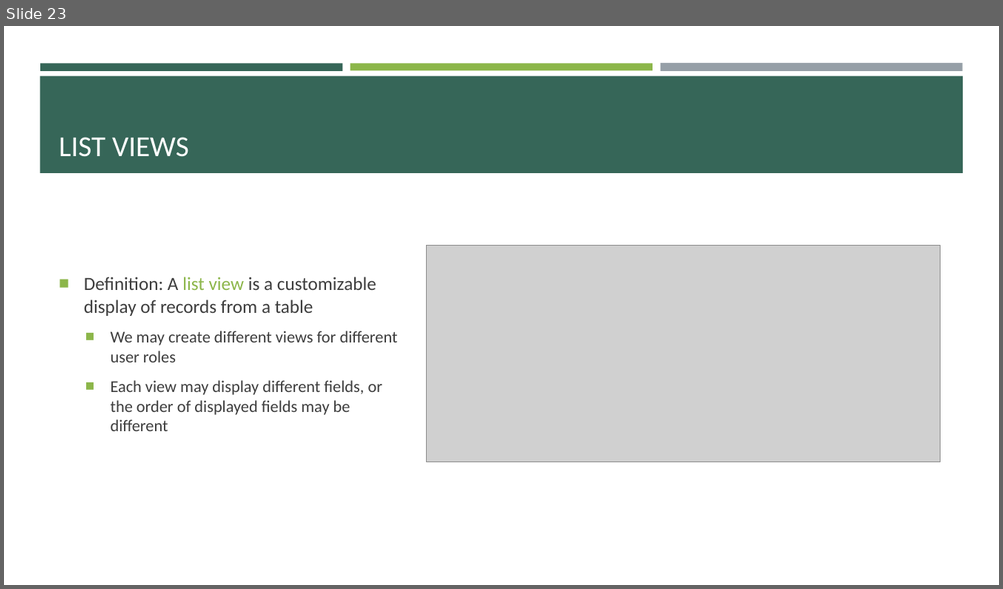
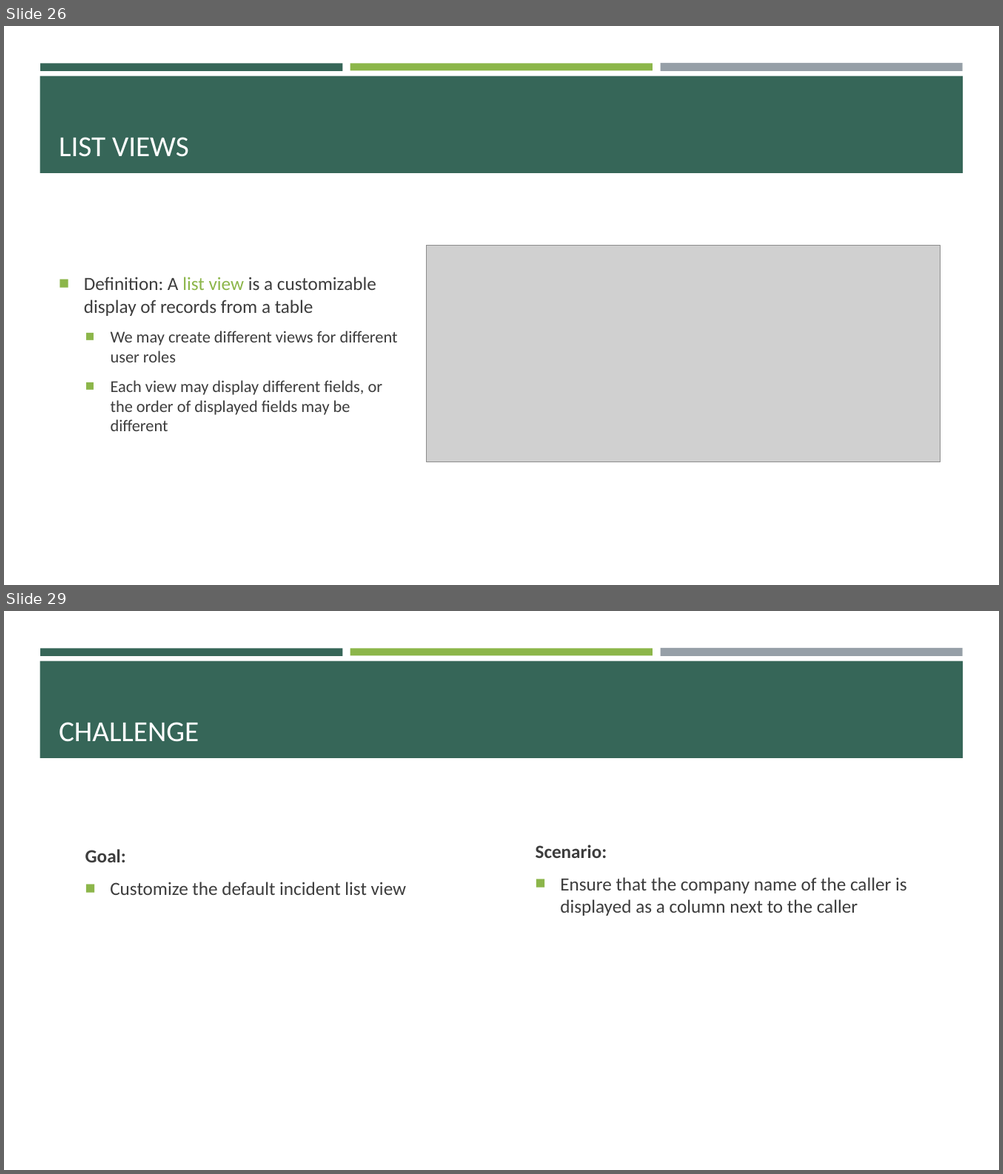
Before and after one commit to e-m-wilson/SNOW, a slide deck: Week_3/SNOW_Basics.pptx. Shown one above the other, each under a label of ours: slide 23 before the commit, slides 26 and 29 after it; the slides between them are not shown. The pictures are 1003x589 and 1003x1174 pixels, drawn with LibreOffice and Linux fonts; fonts in the diff are those of the drawing; grey boxes stand for pictures. Boxes give left, top, right and bottom in pixels: in the first picture for what was removed or moved away, otherwise in the second. Text is boxed around its words. In the diff, an @@ line names an element or a change of style, - is before the commit and + after.

```diff
--- a/Week_3/SNOW_Basics.pptx
+++ b/Week_3/SNOW_Basics.pptx
@@ slide 29 added at (4,611,999,1170), background #FFFFFF; not listed: 4 template elements that a slide beside it also shows @@
@@ title added at (59,722,199,742), 28 pt, text #FFFFFF @@
+CHALLENGE
@@ text added at (85,849,407,895), 18 pt, text #3D3D3D @@
+Goal:
+■ Customize the default incident list view
@@ text added at (535,845,907,916), 18 pt, text #3D3D3D @@
+Scenario:
+■ Ensure that the company name of the caller is displayed as a column next to the caller
@@ what was slide 23 is now slide 26 @@
```
Also in this commit, not shown: 2 slides changed, 31 other slides added, 1 other file.
